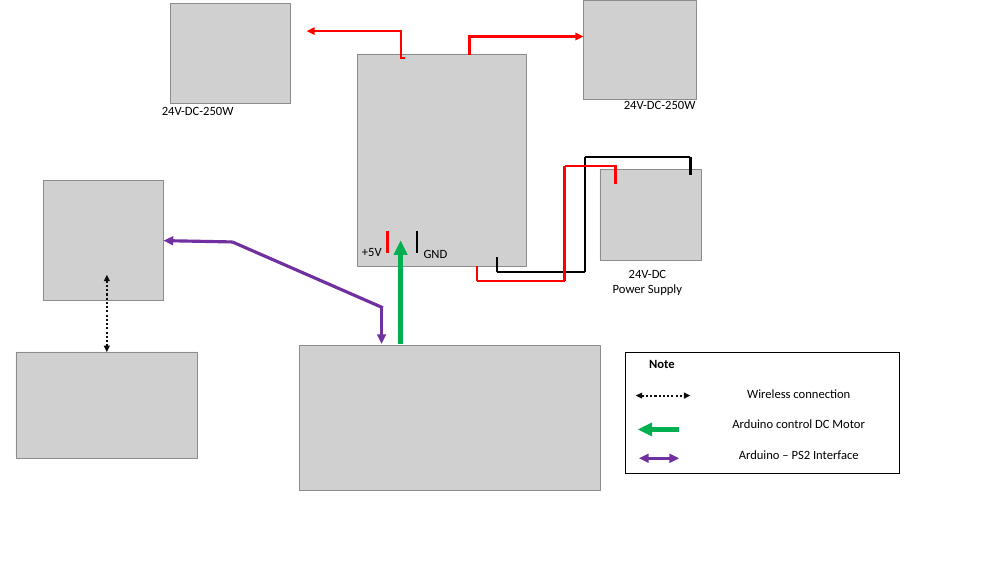
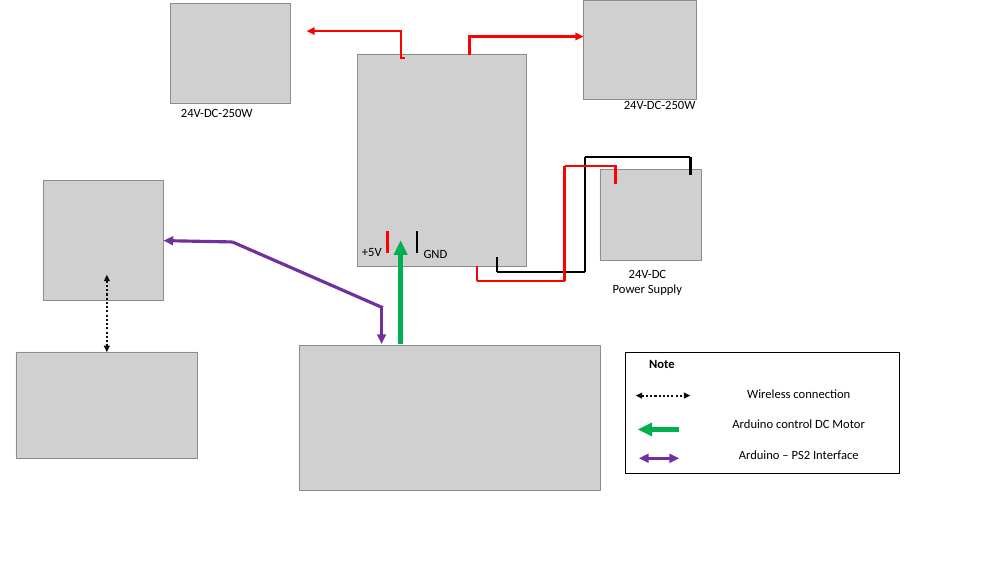
Before and after one commit to vo-hp/Power-Weelchair, a slide deck: slide 1 of presentation.pptx. Drawn at 1008x567 pixels with LibreOffice and Linux fonts; fonts in the diff are those of the drawing; grey boxes stand for pictures. Boxes give left, top, right and bottom in pixels: in the first picture for what was removed or moved away, otherwise in the second. Text is boxed around its words. In the diff, an @@ line names an element or a change of style, - is before the commit and + after.

```diff
--- a/presentation.pptx
+++ b/presentation.pptx
@@ text "24V-DC-250W": place and size @@
-text "24V-DC-250W" at (162, 107, 234, 115)
+text "24V-DC-250W" at (181, 109, 253, 117)
```
Also in this commit, not shown: 1 other file.
